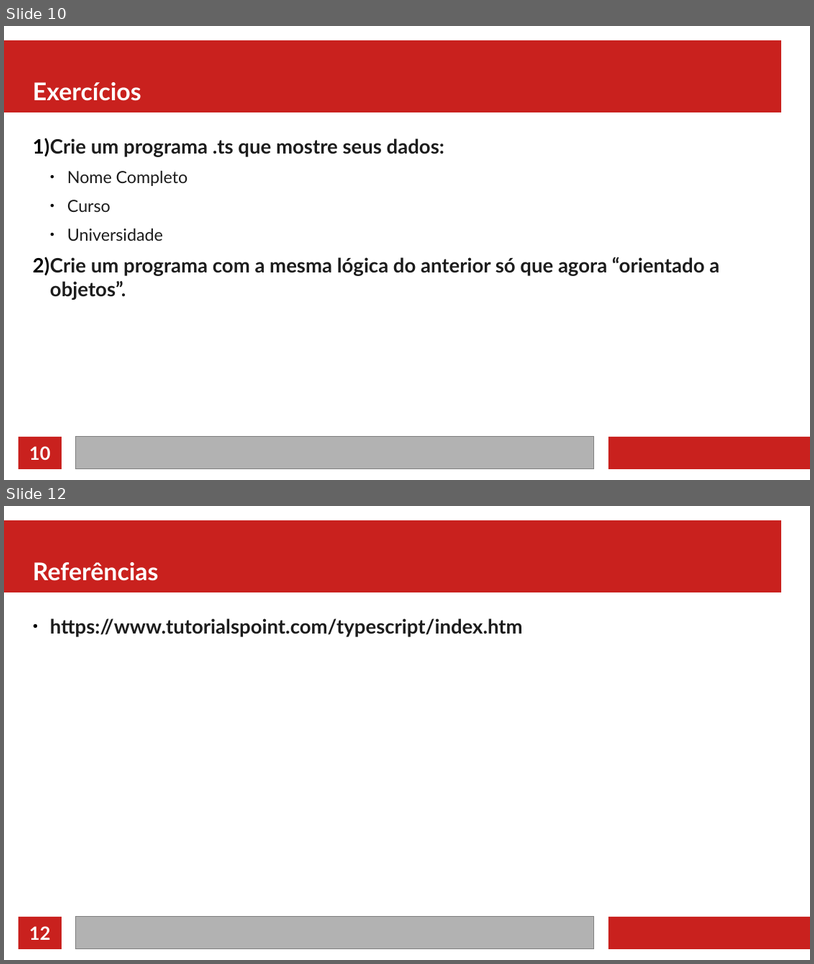
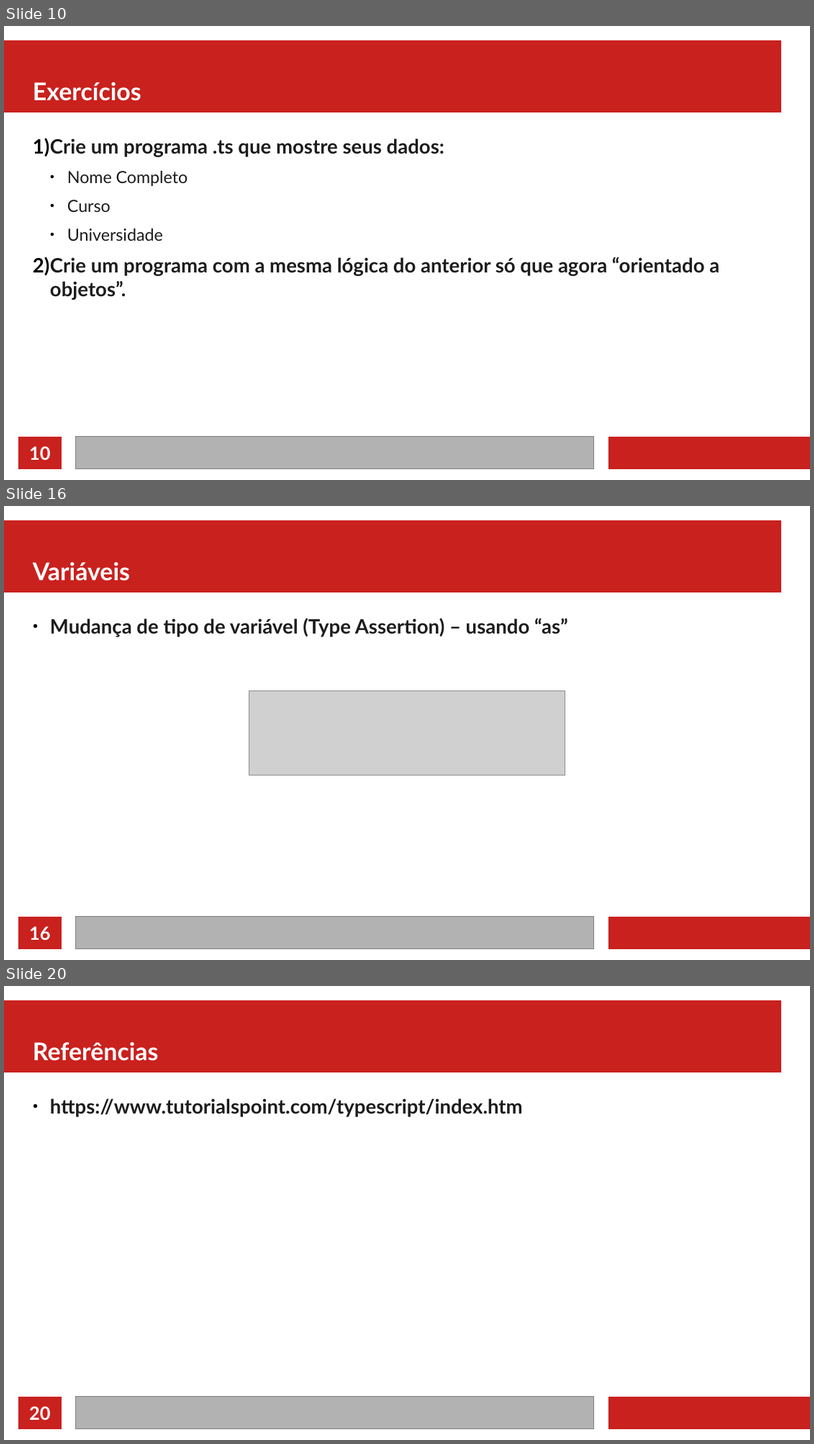
Before and after one commit to jeffersoncarvalho/ufc_2022_1, a slide deck: PD/01 - Introdução.odp. Shown one above the other, each under a label of ours: slides 10 and 12 before the commit, slides 10, 16 and 20 after it; the slides between them are not shown. The pictures are 814x964 and 814x1444 pixels, drawn with LibreOffice and Linux fonts; fonts in the diff are those of the drawing; grey boxes stand for pictures. Boxes give left, top, right and bottom in pixels: in the first picture for what was removed or moved away, otherwise in the second. Text is boxed around its words. In the diff, an @@ line names an element or a change of style, - is before the commit and + after.

Commit message:
Intro ao TypeScript

```diff
--- a/PD/01 - Introdução.odp
+++ b/PD/01 - Introdução.odp
@@ slide 16 added at [4, 506, 810, 960], background #FFFFFF; not listed: 4 template elements that a slide beside it also shows @@
@@ title added at [33, 562, 130, 581], 24 pt, text #FFFFFF, bold @@
+Variáveis
@@ text added at [50, 618, 568, 637], 19.5 pt, text #1C1C1C, bold @@
+● Mudança de tipo de variável (Type Assertion) – usando “as”
@@ picture added at [249, 690, 566, 775] @@
@@ page number added at [29, 926, 50, 939], 18 pt, text #FFFFFF, bold @@
+16
@@ what was slide 12 is now slide 20 @@
@@ page number at [29, 1406, 50, 1419]: text changed @@
-12
+20
```
Also in this commit, not shown: 8 other slides added, 1 slide removed, 8 other files.
